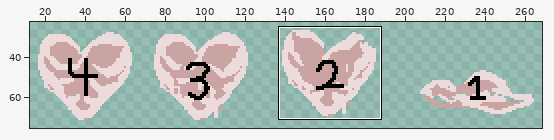
File history of a pixel-art file, Assets/Sprite/hearts.aseprite. Above, an overview of the earlier version with the close-up marked.
Close-up. Earlier state:
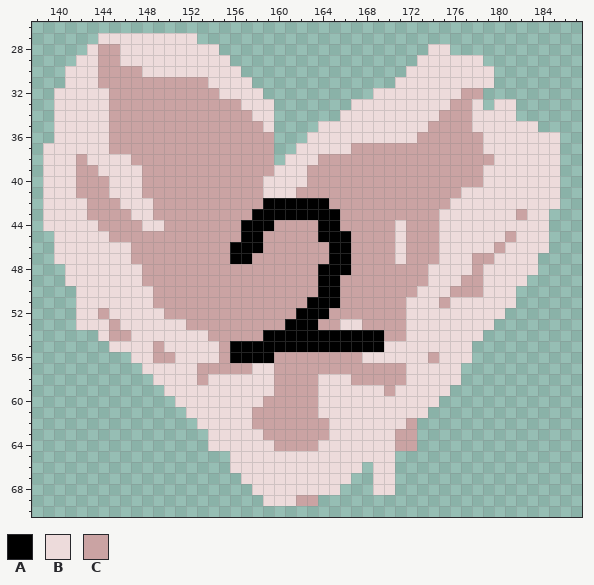
480x270 pixels, 1 frame. Shown: x 138..187, y 26..70. The wide view leaves out empty margins. The commit also changed other parts of the picture, which this record leaves out.
Palette (. is transparent): A #000000  B #eddbdb  C #caa3a3
The same view after the edit:
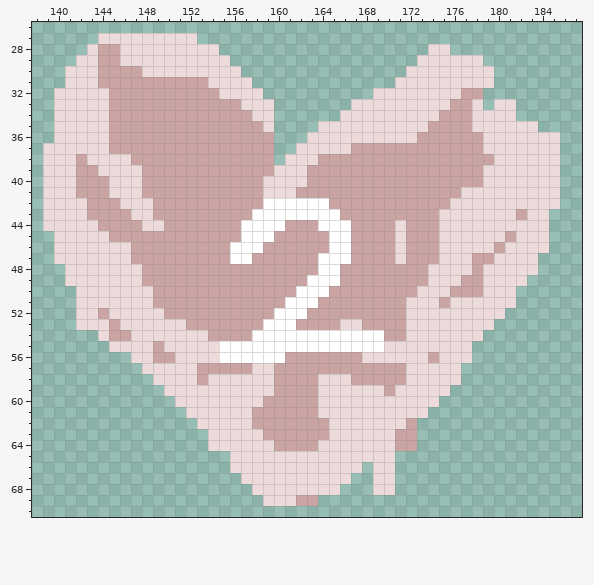
From old to new:
{"colour":"A","old":"#000000","new":"#ffffff"}
{"y":44,"x":160,"old":"C","new":"A"}
{"y":44,"x":166,"old":"C","new":"A"}
{"y":45,"x":159,"old":"C","new":"A"}
{"y":45,"x":164,"old":"A","new":"C"}
{"y":47,"x":164,"old":"C","new":"A"}
{"y":48,"x":166,"old":"A","new":"C"}
{"y":49,"x":163,"old":"C","new":"A"}
{"y":50,"x":162,"old":"CC","new":"AA"}
{"y":50,"x":165,"old":"A","new":"C"}
{"y":51,"x":161,"old":"CC","new":"AA"}
{"y":51,"x":164,"old":"AA","new":"CC"}
{"y":52,"x":160,"old":"CC","new":"AA"}
{"y":52,"x":163,"old":"AA","new":"CC"}
{"y":53,"x":159,"old":"CC","new":"AA"}
{"y":53,"x":162,"old":"AA","new":"CC"}
{"y":54,"x":158,"old":"C","new":"A"}
{"y":55,"x":155,"old":"C","new":"A"}
{"y":56,"x":155,"old":"C","new":"A"}
{"y":56,"x":160,"old":"C","new":"A"}
{"label":"changed","picture_box":[219,198,384,363]}
